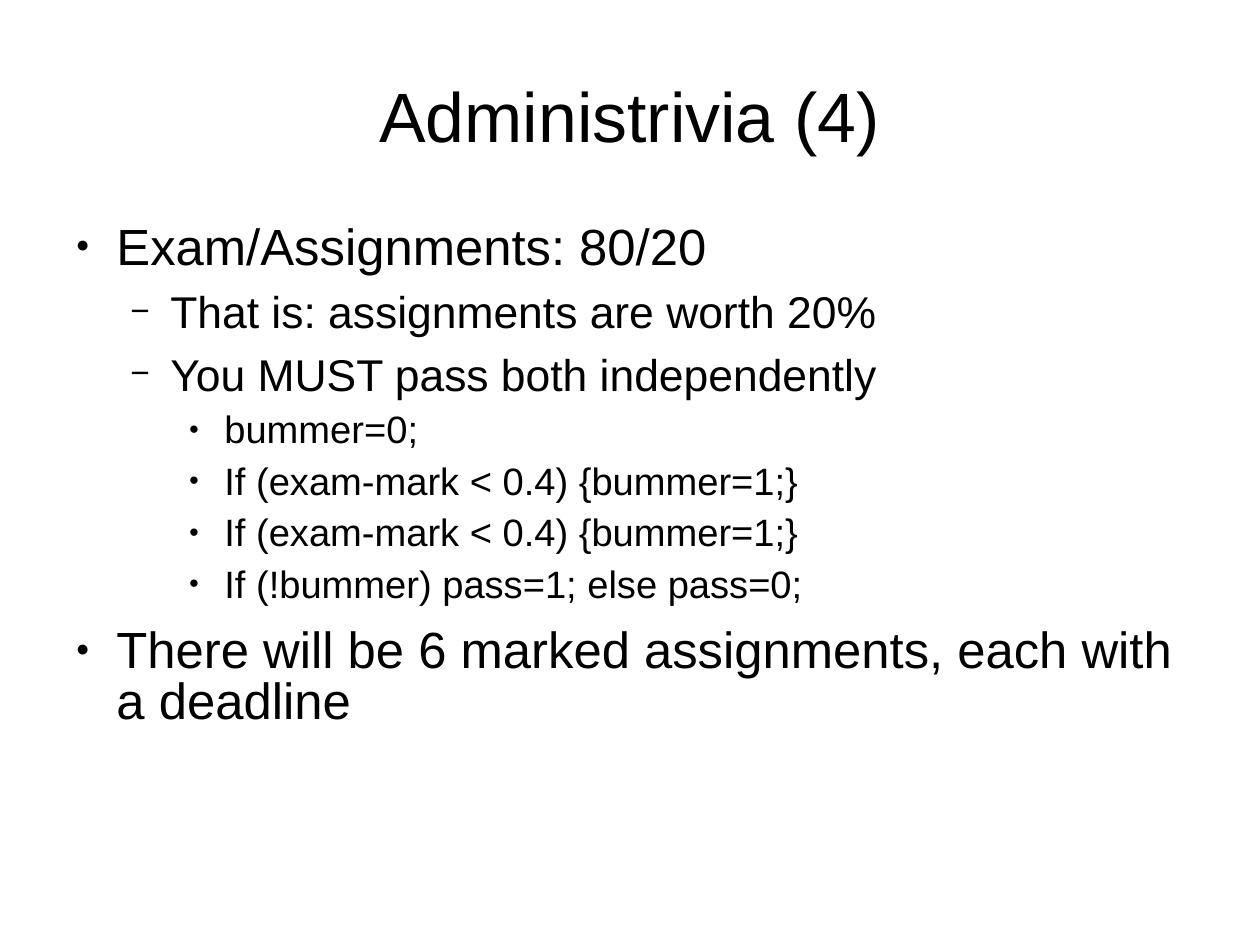
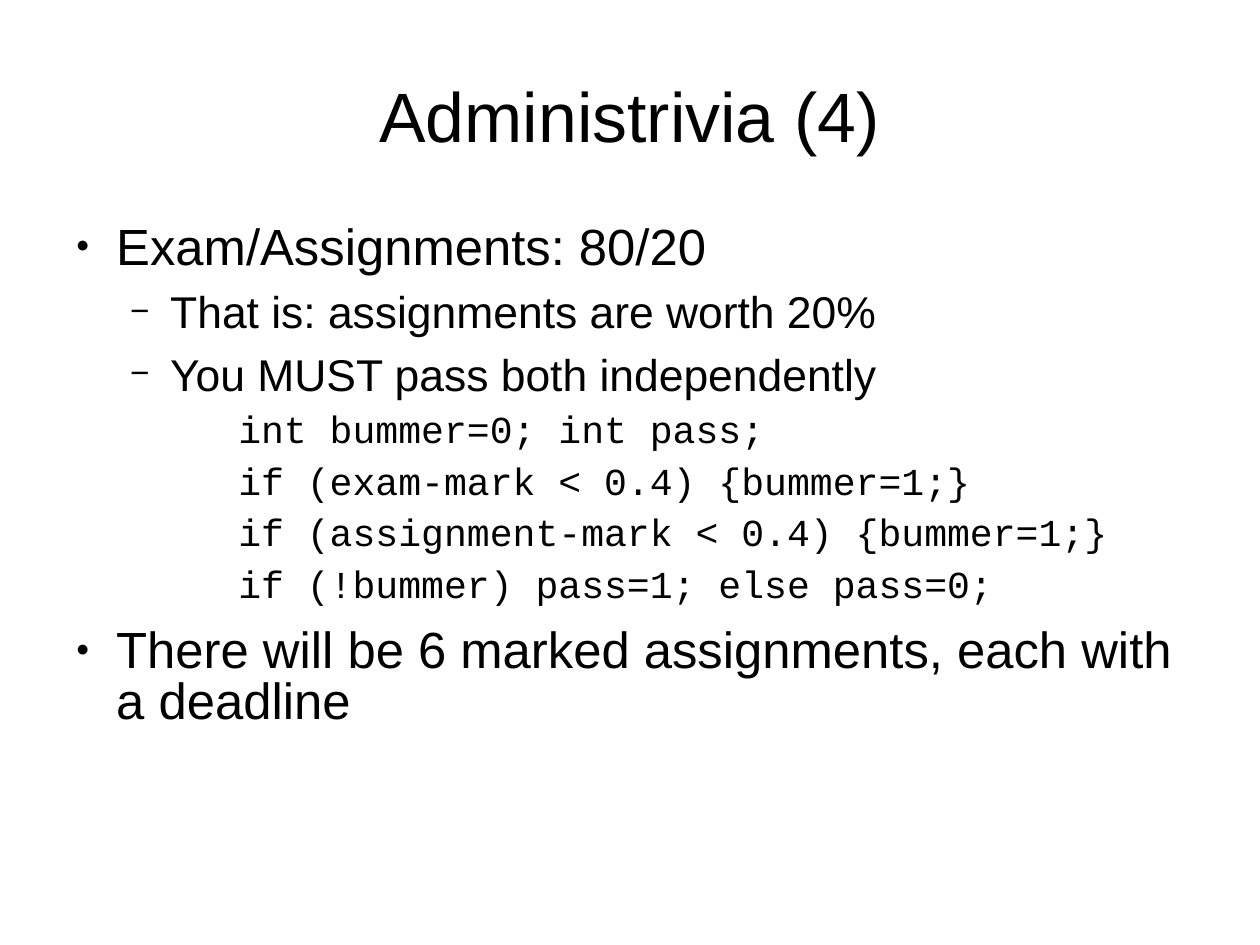
Before and after one commit to sftcd/cs2014, a slide deck: slide 6 of lectures/intro.ppt. Drawn at 1260x945 pixels with LibreOffice and Linux fonts; fonts in the diff are those of the drawing. Boxes give left, top, right and bottom in pixels: in the first picture for what was removed or moved away, otherwise in the second. Text is boxed around its words. In the diff, an @@ line names an element or a change of style, - is before the commit and + after.

```diff
--- a/lectures/intro.ppt
+++ b/lectures/intro.ppt
@@ text at [238, 416, 1108, 606]: text changed; font Arial to Courier New @@
-    ● bummer=0;
-    ● If (exam-mark < 0.4) {bummer=1;}
-    ● If (exam-mark < 0.4) {bummer=1;}
-    ● If (!bummer) pass=1; else pass=0;
+int bummer=0; int pass;
+if (exam-mark < 0.4) {bummer=1;}
+if (assignment-mark < 0.4) {bummer=1;}
+if (!bummer) pass=1; else pass=0;
```
Also in this commit, not shown: 1 other file.
